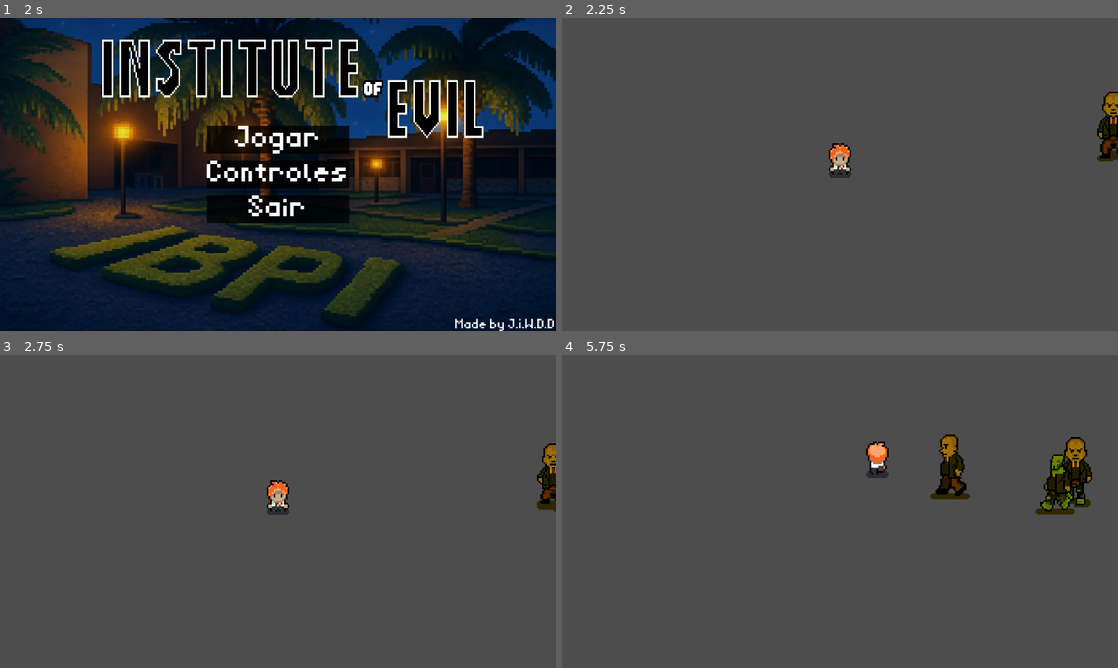
Above: before the commit, frames 1-4 (two rows, left to right).
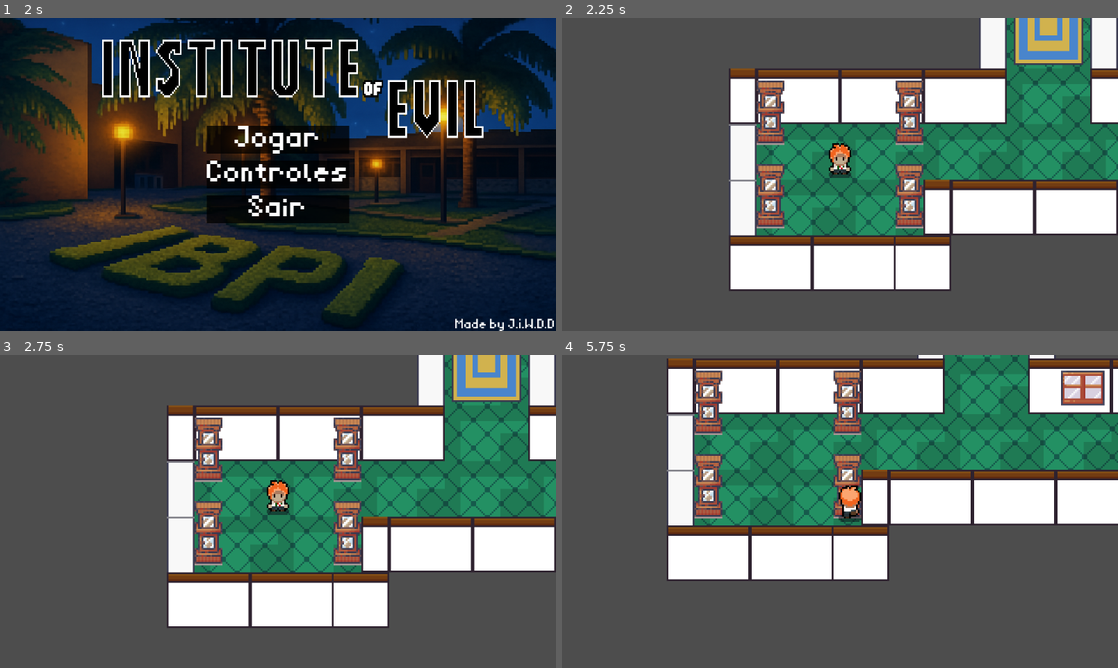
Above: after the commit, the same moments.

Repository: Davi-info/institute-of-evil---game
Game: Godot game, scene res://interface/main_menu.tscn
The game is run twice, just before and just after one commit, with the same random seed, the same clock (stepped at 60 frames per second) and the same inputs. This scene is started directly instead of the project's main scene.
Inputs (mouse positions are in pixels of both pictures, inside the frame that each line leads up to):
- Up to frame 1 (2 s): click "Controles" at 0.5 s; click "Voltar" at 1.25 s
- Up to frame 2 (2.25 s): click "Jogar" at 2 s
- Up to frame 3 (2.75 s): no input
- Up to frame 4 (5.75 s): move the mouse to (962, 495) at 2.77 s; hold D (move_right) 2.78-3.53 s; move the mouse to (728, 527) at 3.52 s; hold S (move_down) 3.53-4.28 s; move the mouse to (895, 442) at 4.27 s; hold D (move_right) 4.28-5.03 s; move the mouse to (812, 574) at 5.02 s; hold W (move_up) from 5.03 s (still down)

Frame 1 is identical in both runs. In frame 2, 46% of the frame differs, in the area x 30-100%, y 0-88%; in frame 3, 46%; in frame 4, 49%, in the area x 18-100%, y 0-73%.

Commit message:
Jogar vai para o level 1 agora

Diff:
--- a/interface/main_menu.gd
+++ b/interface/main_menu.gd
@@ -9,7 +9,7 @@
 func on_button_pressed(button: Button) -> void:
 	match button.name:
 		'Play':
-			var _game: bool = get_tree().change_scene_to_file("res://levels/test_level.tscn")
+			var _game: bool = get_tree().change_scene_to_file("res://levels/level_1.tscn")
 		'Controls':
 			var _controls: bool = get_tree().change_scene_to_file("res://interface/controls_view.tscn")
 		'Exit':
